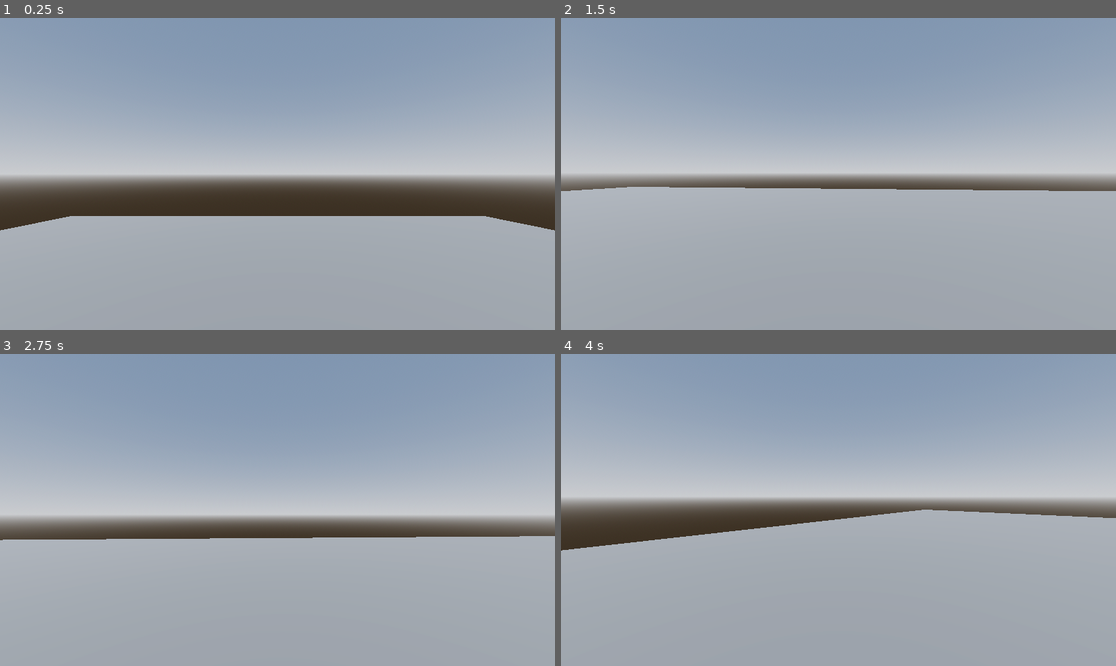
Above: before the commit, frames 1-4 (two rows, left to right).
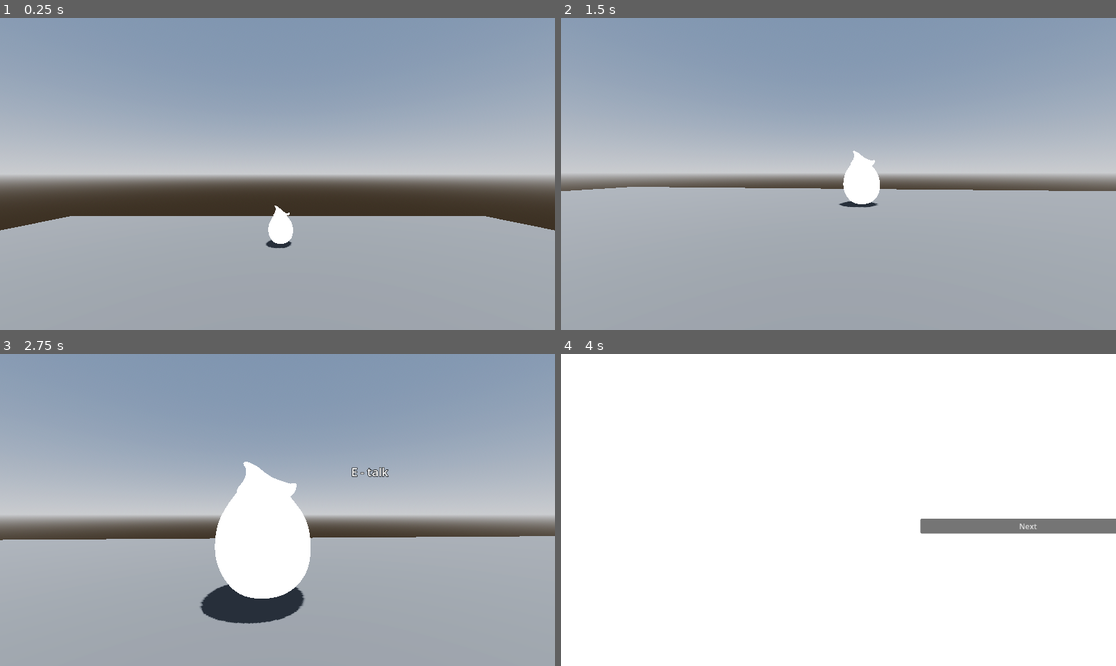
Above: after the commit, the same moments.

Repository: sialiss/interstellar-gamejam2025
Game: Godot game, scene res://scenes/testing_scene.tscn
The game is run twice, just before and just after one commit, with the same random seed, the same clock (stepped at 60 frames per second) and the same inputs.
Inputs (mouse positions are in pixels of both pictures, inside the frame that each line leads up to):
- Up to frame 1 (0.25 s): no input
- Up to frame 2 (1.5 s): tap Enter at 0.5 s; move the mouse to (866, 174) at 0.52 s; hold W (move_forward) from 0.53 s (still down); tap E (interact, bound only after the commit) at 0.6 s; tap Space (move_jump) at 0.77 s; tap 1 at 0.8, 1.35 s; move the mouse to (810, 174) at 1.27 s
- Up to frame 3 (2.75 s): keep holding W (move_forward); tap Space (move_jump) at 1.52 s; tap 2 at 1.55, 2.1 s; move the mouse to (288, 503) at 2.02 s; tap E (interact, bound only after the commit) at 2.3 s
- Up to frame 4 (4 s): move the mouse to (832, 516) at 2.77 s; tap E (interact, bound only after the commit) at 2.85 s; tap Space (move_jump) at 3.02 s; tap 1 at 3.05 s; release W (move_forward) at 3.5 s; click (1027, 525) at 3.5 s, where only the run after the commit has a clickable "Next"

The runs differ from the first frame. In frame 1, 0.5% of the frame differs, in the area x 47-53%, y 60-74%; in frame 2, 0.9%; in frame 3, 7.1%; in frame 4, 100%, in the area x 0-100%, y 0-100%.

Commit message:
add npc and dialogues

Diff:
--- /dev/null
+++ b/dialogues/test_npc.tres
@@ -0,0 +1,33 @@
+[gd_resource type="Resource" script_class="DialogueResource" load_steps=6 format=3 uid="uid://b77r056svigpw"]
+
+[ext_resource type="Script" uid="uid://chvnh0rt1wrj" path="res://scripts/dialogue_resource.gd" id="1_bmq75"]
+
+[sub_resource type="Resource" id="Resource_ahph4"]
+script = ExtResource("1_bmq75")
+text = "Рад слышать!"
+metadata/_custom_type_script = "uid://chvnh0rt1wrj"
+
+[sub_resource type="Resource" id="Resource_b3fij"]
+script = ExtResource("1_bmq75")
+speaker = "player"
+text = "Хорошо!"
+choices = Array[ExtResource("1_bmq75")]([SubResource("Resource_ahph4")])
+metadata/_custom_type_script = "uid://chvnh0rt1wrj"
+
+[sub_resource type="Resource" id="Resource_tjar2"]
+script = ExtResource("1_bmq75")
+text = "Ох, жаль. Может помочь?"
+metadata/_custom_type_script = "uid://chvnh0rt1wrj"
+
+[sub_resource type="Resource" id="Resource_fgi28"]
+script = ExtResource("1_bmq75")
+speaker = "player"
+text = "Не очень..."
+choices = Array[ExtResource("1_bmq75")]([SubResource("Resource_tjar2")])
+metadata/_custom_type_script = "uid://chvnh0rt1wrj"
+
+[resource]
+script = ExtResource("1_bmq75")
+text = "Привет! Как дела?"
+choices = Array[ExtResource("1_bmq75")]([SubResource("Resource_b3fij"), SubResource("Resource_fgi28")])
+metadata/_custom_type_script = "uid://chvnh0rt1wrj"
--- a/project.godot
+++ b/project.godot
@@ -14,6 +14,10 @@
 run/main_scene="uid://8xckckpuknb4"
 config/features=PackedStringArray("4.5", "Forward Plus")
 config/icon="res://icon.svg"
+
+[global_group]
+
+player=""
 
 [input]
 
@@ -47,3 +51,8 @@
 "events": [Object(InputEventKey,"resource_local_to_scene":false,"resource_name":"","device":-1,"window_id":0,"alt_press …(192 unchanged characters)…
 ]
 }
+interact={
+"deadzone": 0.2,
+"events": [Object(InputEventKey,"resource_local_to_scene":false,"resource_name":"","device":-1,"window_id":0,"alt_pressed":false,"shift_pressed":false,"ctrl_pressed":false,"meta_pressed":false,"pressed":false,"keycode":0,"physical_keycode":69,"key_label":0,"unicode":101,"location":0,"echo":false,"script":null)
+]
+}
--- /dev/null
+++ b/scenes/UI/dialogue_ui.tscn
@@ -0,0 +1,51 @@
+[gd_scene load_steps=2 format=3 uid="uid://ctkwti7f04w2f"]
+
+[ext_resource type="Script" uid="uid://f68c14ccgj3f" path="res://scripts/dialogue_ui.gd" id="1_80yk7"]
+
+[node name="DialogueUI" type="Control"]
+layout_mode = 3
+anchors_preset = 15
+anchor_right = 1.0
+anchor_bottom = 1.0
+grow_horizontal = 2
+grow_vertical = 2
+script = ExtResource("1_80yk7")
+
+[node name="Panel" type="Panel" parent="."]
+layout_mode = 1
+anchors_preset = 12
+anchor_top = 1.0
+anchor_right = 1.0
+anchor_bottom = 1.0
+grow_horizontal = 2
+grow_vertical = 0
+
+[node name="NPCname" type="Label" parent="Panel"]
+layout_mode = 1
+anchors_preset = 2
+anchor_top = 1.0
+anchor_bottom = 1.0
+offset_top = -264.0
+offset_right = 192.0
+offset_bottom = -200.0
+grow_vertical = 0
+
+[node name="DialogueText" type="Label" parent="Panel"]
+layout_mode = 1
+anchors_preset = 12
+anchor_top = 1.0
+anchor_right = 1.0
+anchor_bottom = 1.0
+offset_left = -2.0
+offset_top = -197.0
+offset_right = -2.0
+offset_bottom = 1.0
+grow_horizontal = 2
+grow_vertical = 0
+
+[node name="Choices" type="VBoxContainer" parent="Panel"]
+layout_mode = 0
+offset_left = 704.0
+offset_top = -328.0
+offset_right = 1152.0
+offset_bottom = -200.0
--- /dev/null
+++ b/scenes/UI/player_ui.tscn
@@ -0,0 +1,21 @@
+[gd_scene load_steps=2 format=3 uid="uid://dqmpwhsg5r52e"]
+
+[ext_resource type="Script" uid="uid://14cpmjcncpl4" path="res://scripts/player_ui.gd" id="1_d6j1s"]
+
+[node name="PlayerUI" type="Control"]
+layout_mode = 3
+anchors_preset = 15
+anchor_right = 1.0
+anchor_bottom = 1.0
+grow_horizontal = 2
+grow_vertical = 2
+script = ExtResource("1_d6j1s")
+
+[node name="InteractionPrompt" type="Label" parent="."]
+layout_mode = 0
+offset_left = 729.0
+offset_top = 228.0
+offset_right = 905.0
+offset_bottom = 278.0
+theme_override_constants/outline_size = 4
+theme_override_font_sizes/font_size = 24
--- /dev/null
+++ b/scenes/hea_yo.tscn
@@ -0,0 +1,5 @@
+[gd_scene load_steps=2 format=3 uid="uid://2la34qriog66"]
+
+[ext_resource type="PackedScene" uid="uid://b0p8b8qn0p4km" path="res://assets/Hea-Yo.glb" id="1_b8oie"]
+
+[node name="Hea-Yo" instance=ExtResource("1_b8oie")]
--- /dev/null
+++ b/scenes/npc.tscn
@@ -0,0 +1,17 @@
+[gd_scene load_steps=4 format=3 uid="uid://34pnqkoassb1"]
+
+[ext_resource type="PackedScene" uid="uid://2la34qriog66" path="res://scenes/hea_yo.tscn" id="1_nh2m4"]
+[ext_resource type="Script" uid="uid://bmfhyjwba1i2o" path="res://scripts/NPC.gd" id="1_rv78h"]
+
+[sub_resource type="SphereShape3D" id="SphereShape3D_abqhh"]
+radius = 4.3655744
+
+[node name="NPC" type="Node3D"]
+script = ExtResource("1_rv78h")
+
+[node name="Model" parent="." instance=ExtResource("1_nh2m4")]
+
+[node name="InteractionArea" type="Area3D" parent="."]
+
+[node name="CollisionShape3D" type="CollisionShape3D" parent="InteractionArea"]
+shape = SubResource("SphereShape3D_abqhh")
--- a/scenes/testing_scene.tscn
+++ b/scenes/testing_scene.tscn
@@ -1,6 +1,10 @@
-[gd_scene load_steps=8 format=3 uid="uid://8xckckpuknb4"]
+[gd_scene load_steps=12 format=3 uid="uid://8xckckpuknb4"]
 
 [ext_resource type="PackedScene" uid="uid://bp8ubqftqvsur" path="res://player/player.tscn" id="1_ifns1"]
+[ext_resource type="PackedScene" uid="uid://ctkwti7f04w2f" path="res://scenes/UI/dialogue_ui.tscn" id="1_v6rby"]
+[ext_resource type="PackedScene" uid="uid://34pnqkoassb1" path="res://scenes/npc.tscn" id="2_2j2p2"]
+[ext_resource type="PackedScene" uid="uid://dqmpwhsg5r52e" path="res://scenes/UI/player_ui.tscn" id="2_ejtda"]
+[ext_resource type="Resource" uid="uid://b77r056svigpw" path="res://dialogues/test_npc.tres" id="4_dh6dg"]
 
 [sub_resource type="ProceduralSkyMaterial" id="ProceduralSkyMaterial_ifns1"]
 sky_horizon_color = Color(0.66224277, 0.6717428, 0.6867428, 1)
@@ -26,6 +30,14 @@
 
 [node name="Testing Scene" type="Node3D"]
 
+[node name="DialogueUI" parent="." instance=ExtResource("1_v6rby")]
+offset_left = 42.15866
+offset_top = 21.857727
+offset_right = 42.15869
+offset_bottom = 21.857727
+
+[node name="PlayerUI" parent="." instance=ExtResource("2_ejtda")]
+
 [node name="WorldEnvironment" type="WorldEnvironment" parent="."]
 environment = SubResource("Environment_v6rby")
 
@@ -35,10 +47,11 @@
 shadow_enabled = true
 directional_shadow_max_distance = 33.0
 
-[node name="Player" parent="." instance=ExtResource("1_ifns1")]
+[node name="Player" parent="." groups=["player"] instance=ExtResource("1_ifns1")]
 transform = Transform3D(1, 0, 0, 0, 1, 0, 0, 0, 1, 0, 3.785324, 0)
 
 [node name="Floor" type="MeshInstance3D" parent="."]
+transform = Transform3D(1, 0, 0, 0, 1, 0, 0, 0, 1, -0.00057029724, 0, 0)
 mesh = SubResource("PlaneMesh_dh6dg")
 surface_material_override/0 = SubResource("StandardMaterial3D_ejtda")
 
@@ -46,3 +59,13 @@
 
 [node name="CollisionShape3D" type="CollisionShape3D" parent="Floor/StaticBody3D"]
 shape = SubResource("ConcavePolygonShape3D_srtiu")
+
+[node name="NPC" parent="." node_paths=PackedStringArray("player_node") instance=ExtResource("2_2j2p2")]
+transform = Transform3D(0.27313256, -0.02083692, 0.96175075, -0.021162009, 0.9993933, 0.027662398, -0.9617437, -0.027908077, 0.27252588, 0.04378295, 1.439867, -15.293161)
+NPC_name = "Test"
+dialogue = ExtResource("4_dh6dg")
+player_node = NodePath("../Player")
+
+[connection signal="hide_prompt" from="NPC" to="PlayerUI" method="hide_prompt"]
+[connection signal="interaction_started" from="NPC" to="DialogueUI" method="start_dialogue"]
+[connection signal="player_in_range" from="NPC" to="PlayerUI" method="show_prompt"]
--- /dev/null
+++ b/scripts/NPC.gd
@@ -0,0 +1,58 @@
+# res://scripts/npc.gd
+extends Node3D
+class_name NPC
+
+@export var NPC_name: String = "NPC"
+@export var dialogue: DialogueResource
+
+# имя action из Input Map
+@export var interact_action: String = "interact"
+@export var prompt_text: String = "E - talk"
+@export var player_node: Node3D
+
+# Узлы
+@onready var area: Area3D = $InteractionArea
+@onready var model_root: Node3D = $Model
+
+var _player_in_range: Node = null
+
+signal player_in_range(prompt_text)
+signal hide_prompt()
+signal interaction_started(dialogue, npc)
+signal interaction_ended(dialogue, npc)
+
+func _ready() -> void:
+	area.body_entered.connect(Callable(self, "_on_area_body_entered"))
+	area.body_exited.connect(Callable(self, "_on_area_body_exited"))
+
+func _on_area_body_entered(body: Node) -> void:
+	if body.is_in_group("player"):
+		_player_in_range = body
+		emit_signal("player_in_range", "E - talk")
+
+func _on_area_body_exited(body: Node) -> void:
+	if body == _player_in_range:
+		_player_in_range = null
+		emit_signal("hide_prompt")
+
+func _process(_delta: float) -> void:
+	if _player_in_range and Input.is_action_just_pressed(interact_action):
+		_start_interaction()
+
+func _start_interaction() -> void:
+
+	# анимация (её нет и она не работает)
+	#var anim_node = model_root.find_node("AnimationPlayer", true, false)
+	#if anim_node and anim_node is AnimationPlayer:
+		#if anim_node.has_animation("talk"):
+			#anim_node.play("talk")
+
+	emit_signal("hide_prompt")
+	emit_signal("interaction_started", dialogue, self)
+
+func end_interaction() -> void:
+	#var anim_node = model_root.find_node("AnimationPlayer", true, false)
+	#if anim_node and anim_node is AnimationPlayer:
+		#if anim_node.has_animation("idle"):
+			#anim_node.play("idle")
+	emit_signal("interaction_ended", dialogue, self)
--- /dev/null
+++ b/scripts/dialogue_resource.gd
@@ -0,0 +1,5 @@
+extends Resource
+class_name DialogueResource
+@export_enum("npc", "player") var speaker: String = "npc"
+@export var text: String = ""
+@export var choices: Array[DialogueResource]
--- /dev/null
+++ b/scripts/dialogue_ui.gd
@@ -0,0 +1,79 @@
+# res://scripts/dialogue_ui.gd
+extends Control
+class_name DialogueUI
+
+@onready var npc_name_label: Label = $Panel/NPCname
+@onready var dialogue_label: Label = $Panel/DialogueText
+@onready var choices_container: VBoxContainer = $Panel/Choices
+
+var _current_node: DialogueResource = null
+var _current_npc: Node = null
+var _current_buttons: Array[Button] = []
+
+signal dialogue_finished(npc)
+
+func _ready() -> void:
+	visible = false
+
+func start_dialogue(root: DialogueResource, npc: Node) -> void:
+	_current_node = root
+	_current_npc = npc
+	print(_current_node, _current_npc)
+	visible = true
+	_show_node(root)
+
+func _show_node(node: DialogueResource) -> void:
+	dialogue_label.text = node.text
+	npc_name_label.text = _current_npc.name if node.speaker == "npc" else "You"
+
+	for child in choices_container.get_children():
+		child.queue_free()
+	_current_buttons.clear()
+
+	if node.speaker == "npc":
+		if node.choices.is_empty():
+			var close_btn := Button.new()
+			close_btn.text = "Next"
+			close_btn.pressed.connect(_on_end_pressed)
+			choices_container.add_child(close_btn)
+			_current_buttons.append(close_btn)
+		else:
+			for choice in node.choices:
+				var btn := Button.new()
+				var index = node.choices.find(choice) + 1
+				btn.text = "[%d] %s" % [index, choice.text]
+				btn.clip_text = true
+				btn.alignment = HORIZONTAL_ALIGNMENT_LEFT
+				btn.pressed.connect(func(): _on_choice_selected(choice))
+				choices_container.add_child(btn)
+				_current_buttons.append(btn)
+
+	elif node.speaker == "player":
+		if node.choices.is_empty():
+			_on_end_pressed()
+		else:
+			_show_node(node.choices[0])
+
+func _unhandled_input(event: InputEvent) -> void:
+	if not visible or _current_buttons.size() == 0:
+		return
+
+	if event is InputEventKey and event.pressed and not event.echo:
+		var key_number = event.keycode - KEY_1 + 1  # KEY_1 → 1, KEY_2 → 2 и т.д.
+		if key_number >= 1 and key_number <= _current_buttons.size():
+			_current_buttons[key_number - 1].emit_signal("pressed")
+
+func _on_choice_selected(choice: DialogueResource) -> void:
+	_current_node = choice
+	if choice.choices.is_empty():
+		_show_node(choice)
+	else:
+		_show_node(choice)
+
+func _on_end_pressed() -> void:
+	visible = false
+	emit_signal("dialogue_finished", _current_npc)
+	if _current_npc and _current_npc.has_method("end_interaction"):
+		_current_npc.end_interaction()
+	_current_node = null
+	_current_npc = null
--- /dev/null
+++ b/scripts/player_ui.gd
@@ -0,0 +1,16 @@
+extends Control
+class_name PlayerUI
+
+@onready var prompt_label: Label = $InteractionPrompt
+
+func _ready():
+	prompt_label.visible = false
+
+# Показать подсказку
+func show_prompt(text: String) -> void:
+	prompt_label.text = text
+	prompt_label.visible = true
+
+# Скрыть подсказку
+func hide_prompt() -> void:
+	prompt_label.visible = false
Not shown, added: assets/Hea-Yo.blend.import
Binary file added: assets/Hea-Yo.glb
Not shown, added: assets/Hea-Yo.glb.import
Not shown, added: scripts/NPC.gd.uid
Not shown, added: scripts/dialogue_resource.gd.uid
Not shown, added: scripts/dialogue_ui.gd.uid
Not shown, added: scripts/player_ui.gd.uid
Not shown, added: assets/Hea-Yo.blend
Not shown, added: assets/Hea-Yo.blend1
